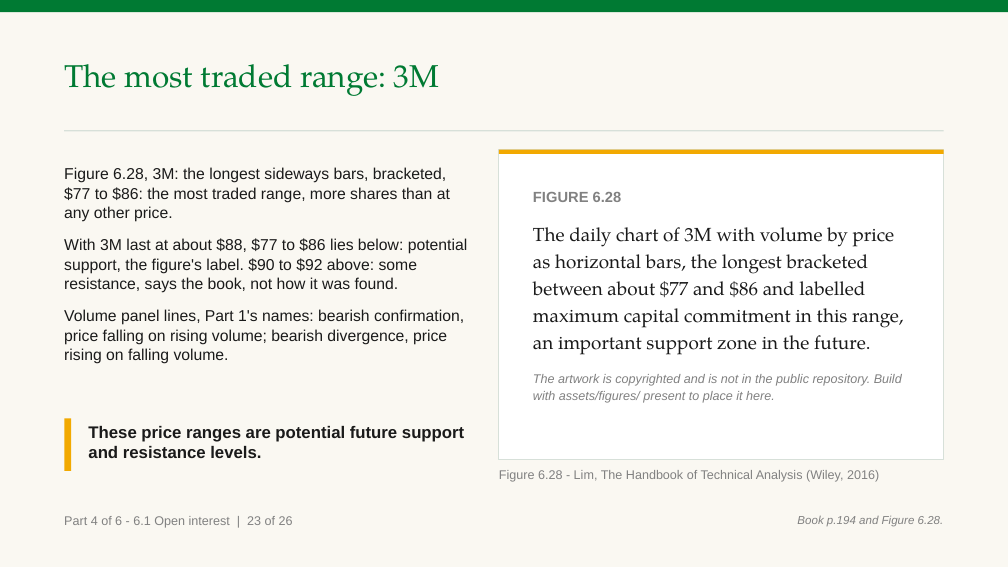
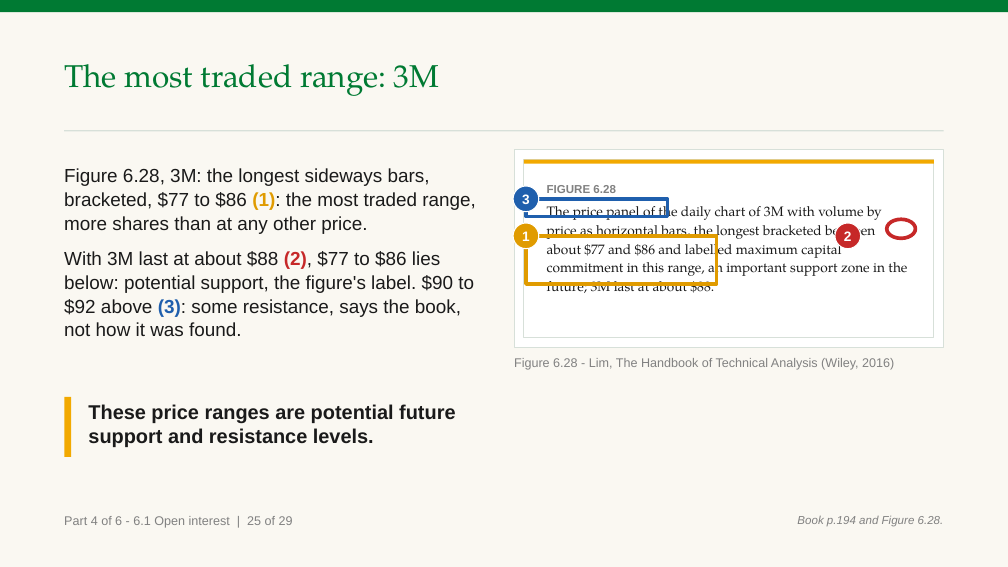
Before and after one commit to benjiesotelo-sudo/Telos_FIN1209, a slide deck: slide 135 of chapter-06/FIN1209-Chapter-06.pptx (slide 130 before the commit). Drawn at 1008x567 pixels with LibreOffice and Linux fonts; fonts in the diff are those of the drawing. Boxes give left, top, right and bottom in pixels: in the first picture for what was removed or moved away, otherwise in the second. Text is boxed around its words. In the diff, an @@ line names an element or a change of style, - is before the commit and + after.

```diff
--- a/chapter-06/FIN1209-Chapter-06.pptx
+++ b/chapter-06/FIN1209-Chapter-06.pptx
@@ text at box(64, 168, 476, 336): text changed; size 15 to 18 pt @@
-Figure 6.28, 3M: the longest sideways bars, bracketed, $77 to $86: the most traded range, more shares than at any other price.
-With 3M last at about $88, $77 to $86 lies below: potential support, the figure's label. $90 to $92 above: some resistance, says the book, not how it was found.
-Volume panel lines, Part 1's names: bearish confirmation, price falling on rising volume; bearish divergence, price rising on falling volume.
+Figure 6.28, 3M: the longest sideways bars, bracketed, $77 to $86 (1): the most traded range, more shares than at any other price.
+With 3M last at about $88 (2), $77 to $86 lies below: potential support, the figure's label. $90 to $92 above (3): some resistance, says the book, not how it was found.
@@ rectangle: place and size @@
-rectangle at box(499, 150, 944, 460)
+rectangle at box(514, 150, 944, 347)
@@ rectangle: place and size @@
-rectangle at box(499, 150, 944, 154)
+rectangle at box(524, 160, 934, 164)
@@ rectangle added at box(524, 160, 934, 337), fill #FFFFFF, outline #D7E0D9 1 pt @@
@@ ellipse added at box(513, 186, 539, 212), fill #1F5FAD, outline #FFFFFF 1 pt, 13 pt, text #FFFFFF, bold @@
+3
@@ rectangle added at box(526, 199, 668, 217), outline #1F5FAD 3.5 pt @@
@@ text at box(547, 202, 907, 293): text changed; size 18 to 13 pt @@
-The daily chart of 3M with volume by price as horizontal bars, the longest bracketed between about $77 and $86 and labelled maximum capital commitment in this range, an important support zone in the future.
-The artwork is copyrighted and is not in the public repository. Build with assets/figures/ present to place it here.
+The price panel of the daily chart of 3M with volume by price as horizontal bars, the longest bracketed between about $77 and $86 and labelled maximum capital commitment in this range, an important support zone in the future; 3M last at about $88.
@@ text at box(547, 185, 615, 193): size 14 to 11 pt in "FIGURE 6.28"; less space between paragraphs @@
@@ text "FIGURE 6.28": place and size @@
-text "FIGURE 6.28" at box(533, 192, 904, 403)
+text "FIGURE 6.28" at box(547, 185, 907, 293)
@@ ellipse added at box(513, 223, 539, 249), fill #E09B00, outline #FFFFFF 1 pt, 13 pt, text #FFFFFF, bold @@
+1
@@ rectangle added at box(526, 236, 717, 284), outline #E09B00 3.5 pt @@
@@ ellipse added at box(835, 223, 861, 249), fill #C62828, outline #FFFFFF 1 pt, 13 pt, text #FFFFFF, bold @@
+2
@@ ellipse added at box(887, 219, 916, 238), outline #C62828 3.5 pt @@
@@ text "Figure 6.28 - Lim, The ...": place and size @@
-text "Figure 6.28 - Lim, The ..." at box(499, 470, 879, 482)
+text "Figure 6.28 - Lim, The ..." at box(514, 358, 894, 370)
@@ rectangle: place and size @@
-rectangle at box(64, 419, 71, 471)
+rectangle at box(64, 397, 71, 457)
@@ text "These price ranges are potential ...": place and size @@
-text "These price ranges are potential ..." at box(88, 426, 464, 458)
+text "These price ranges are potential ..." at box(88, 404, 455, 447)
@@ text "These price ranges are potential ..." at box(88, 404, 455, 447): size 16 to 19 pt @@
@@ text at box(64, 516, 293, 528): text changed @@
-Part 4 of 6 - 6.1 Open interest | 23 of 26
+Part 4 of 6 - 6.1 Open interest | 25 of 29
```
Also in this commit, not shown: 49 other slides changed, 6 slides added, 4 other files.
